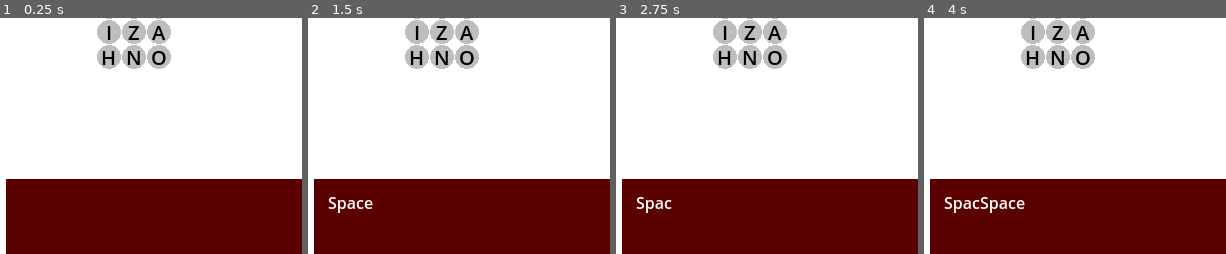
Above: before the commit, frames 1-4 (left to right).
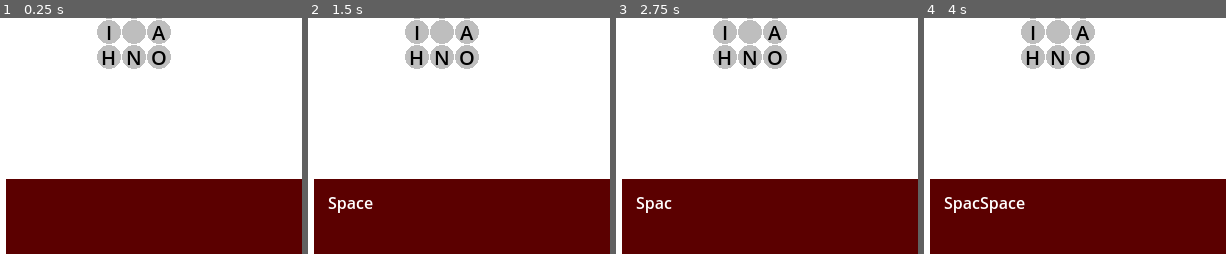
Above: after the commit, the same moments.

Repository: daoudclarke/word-search-extreme
Game: Godot game, scene res://word_search.tscn
Same seed, same stepped clock (60 frames per second), same inputs: the game is played once before the commit and once after it.
Inputs:
- Up to frame 1 (0.25 s): no input
- Up to frame 2 (1.5 s): tap Enter at 0.5, 0.6, 1.35 s; tap Space at 1.25 s
- Up to frame 3 (2.75 s): tap Enter at 2, 2.3 s; tap Backspace at 2.1 s
- Up to frame 4 (4 s): tap Space at 2.75 s; tap Enter at 2.85, 3.5, 3.6 s
The pictures show only the part of the screen within x 0-50%, y 31-81%; the shares and areas given below are measured in that part.

The runs differ from the first frame. In frame 1, 0.1% of the frame differs, in the area x 42-47%, y 3-10%; in frame 2, 0.1%; in frame 3, 0.1%; in frame 4, 0.1%.

Commit message:
Add wildcards

Diff:
--- a/letter.gd
+++ b/letter.gd
@@ -52,3 +52,7 @@
 func set_used_status(value: int):
 	used_status = value
 	queue_redraw()
+
+func set_letter(s: String):
+	letter = s
+	queue_redraw()
--- a/word_search.gd
+++ b/word_search.gd
@@ -41,12 +41,23 @@
 				#if new_key in cells:
 					#letter.add_neighbour(cells[new_key])
 
+const WILDCARD_LOCATIONS = {
+	Vector2i(1, 1): null, Vector2i(1, 5): null, Vector2i(1, 9): null,
+	Vector2i(5, 1): null, Vector2i(5, 5): null, Vector2i(5, 9): null,
+	Vector2i(9, 1): null, Vector2i(9, 5): null, Vector2i(9, 9): null,
+}
 
 func new_letter(location: Vector2i):
 	var letter: Letter = letter_scene.instantiate()
 	letter.location = location
 	letter.position = 25.0 * location
+
 	add_child(letter)
+
+	if location in WILDCARD_LOCATIONS:
+		print("Wildcard", location)
+		letter.set_letter("")
+
 	if letter.letter in letters:
 		letters[letter.letter].append(letter)
 	else:
@@ -87,13 +98,11 @@
 			word = word.substr(0, len(word) - 1)
 		elif event.keycode == KEY_ENTER:
 			if len(letter_sequences) > 0 and word in dictionary:
-				print("Found")
 				$FoundWords.text += word + "\n"
-				word = ""
-				$Word.text = word
 
 				letter_sequences.shuffle()
 				for sequence in letter_sequences:
+					var i = 0
 					for letter: Letter in sequence:
 						if letter.used_status == 0:
 							letter.set_used_status(1)
@@ -101,10 +110,13 @@
 								var new_key = letter.location + relative
 								if new_key not in cells and new_key.x >= 0 and new_key.y >= 0 and new_key.x < SIZE.x and new_key.y < SIZE.y:
 									new_letter(new_key)
+						if letter.letter == "":
+							letter.set_letter(word[i])
+						i += 1
 
+				word = ""
+				$Word.text = word
 				return
-			else:
-				print("Not found")
 		else:
 			word += s
 
@@ -127,7 +139,7 @@
 				var current: Letter = letter_sequence[-1]
 				var valid_neighbours = []
 				for neighbour in get_neighbours(current.location):
-					if neighbour.letter == c:
+					if neighbour.letter == c or neighbour.letter == "":
 						var dup = false
 						for letter in letter_sequence:
 							if letter == neighbour:
